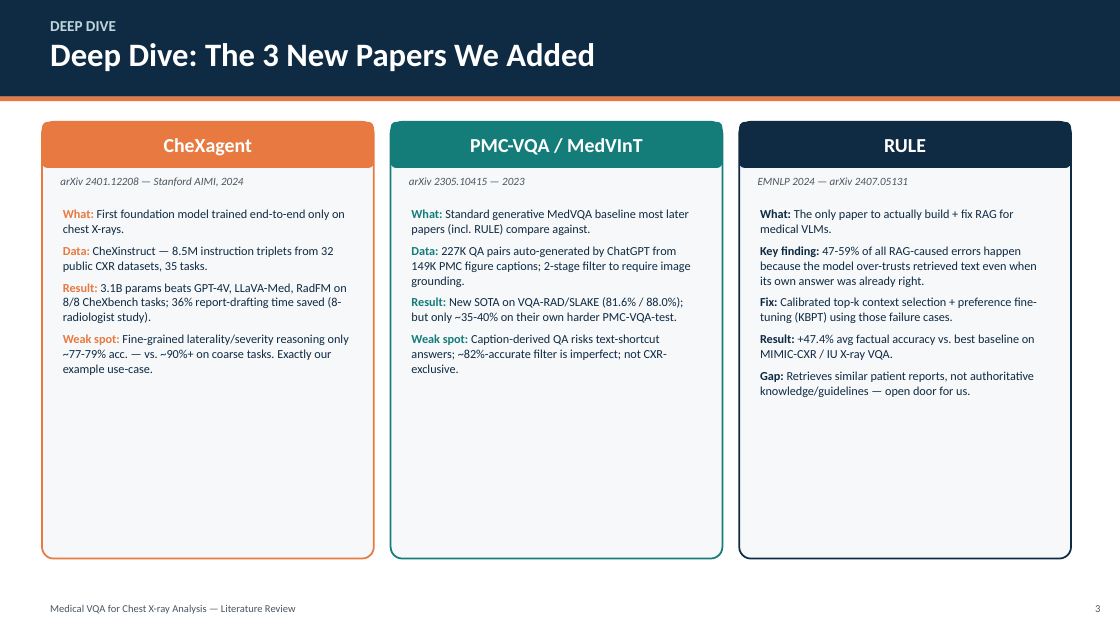
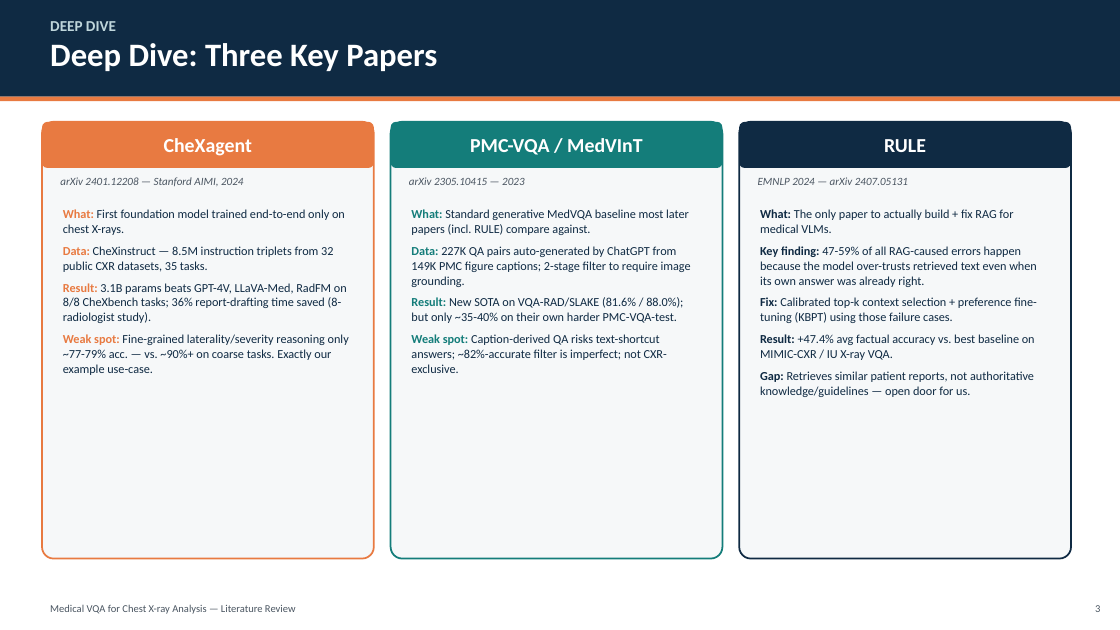
Before and after one commit to Ankritjarngal/medvqa-cxr-chexagent, a slide deck: slide 3 of slides/Medical_VQA_CXR_Literature_Review.pptx. Drawn at 1120x630 pixels with LibreOffice and Linux fonts; fonts in the diff are those of the drawing. Boxes give left, top, right and bottom in pixels: in the first picture for what was removed or moved away, otherwise in the second. Text is boxed around its words. In the diff, an @@ line names an element or a change of style, - is before the commit and + after.

```diff
--- a/slides/Medical_VQA_CXR_Literature_Review.pptx
+++ b/slides/Medical_VQA_CXR_Literature_Review.pptx
@@ text at (x1=50, y1=43, x2=437, y2=71): text changed @@
-Deep Dive: The 3 New Papers We Added
+Deep Dive: Three Key Papers
```
Also in this commit, not shown: 2 other slides changed, 1 other file.
